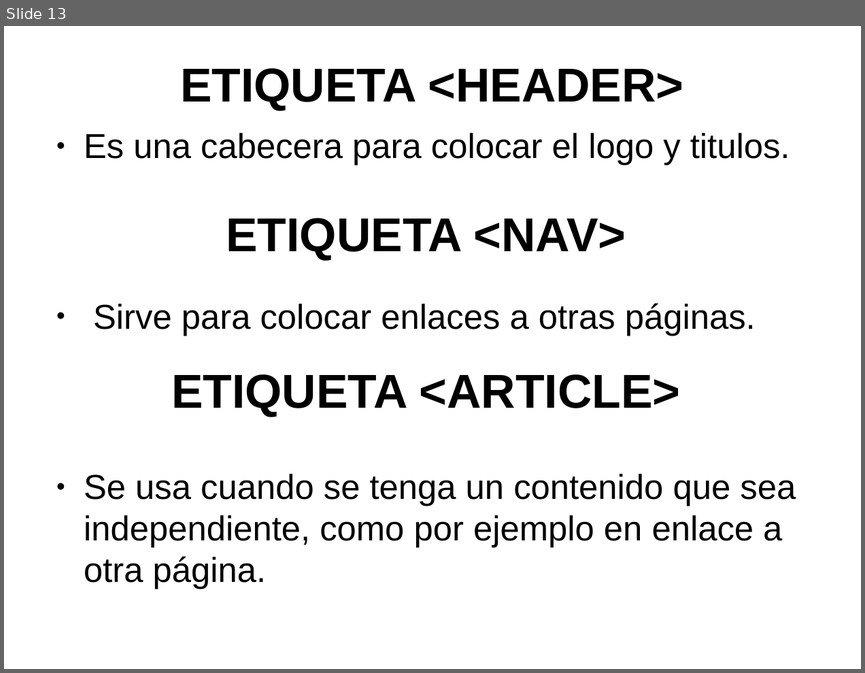
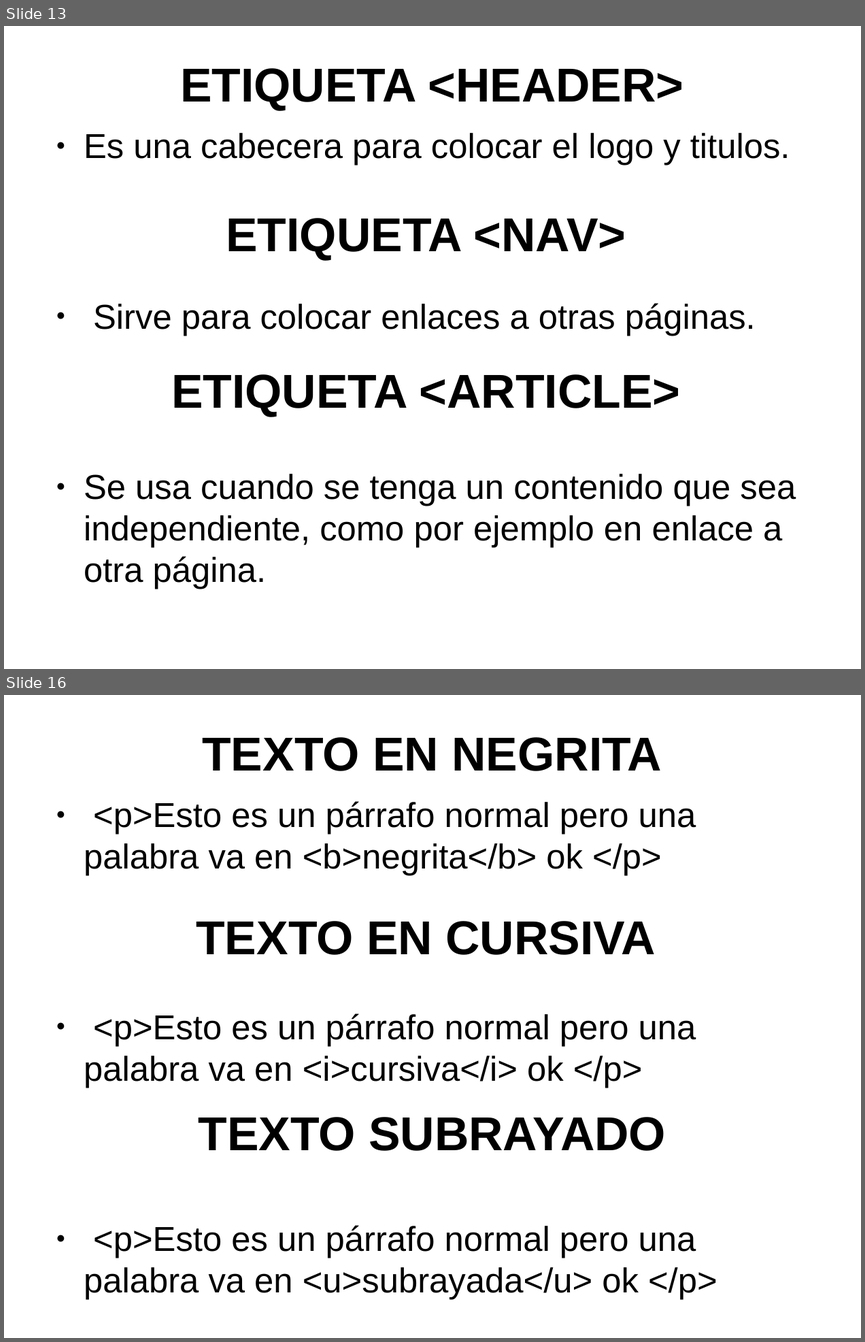
Before and after one commit to toblerone554/CampusInfantil2016, a slide deck: Veteranos/html/PresentaciónHTML.odp. Shown one above the other, each under a label of ours: slide 13 before the commit, slides 13 and 16 after it; the slides between them are not shown. The pictures are 865x673 and 865x1342 pixels, drawn with LibreOffice and Linux fonts; fonts in the diff are those of the drawing. Boxes give left, top, right and bottom in pixels: in the first picture for what was removed or moved away, otherwise in the second. Text is boxed around its words. In the diff, an @@ line names an element or a change of style, - is before the commit and + after.

```diff
--- a/Veteranos/html/PresentaciónHTML.odp
+++ b/Veteranos/html/PresentaciónHTML.odp
@@ slide 16 added at [4,695,861,1338], background #FFFFFF @@
@@ title added at [202,737,662,771], 44 pt, text #000000, bold @@
+TEXTO EN NEGRITA
@@ text added at [84,801,717,1300], 32 pt, text #000000 @@
+● <p>Esto es un párrafo normal pero una palabra va en <b>negrita</b> ok </p>
+● <p>Esto es un párrafo normal pero una palabra va en <i>cursiva</i> ok </p>
+● <p>Esto es un párrafo normal pero una palabra va en <u>subrayada</u> ok </p>
@@ title added at [196,921,655,955], 44 pt, text #000000, bold @@
+TEXTO EN CURSIVA
@@ title added at [198,1117,666,1151], 44 pt, text #000000, bold @@
+TEXTO SUBRAYADO
```
Also in this commit, not shown: 1 slide changed, 3 other slides added, 3 slides removed, 2 other files.
